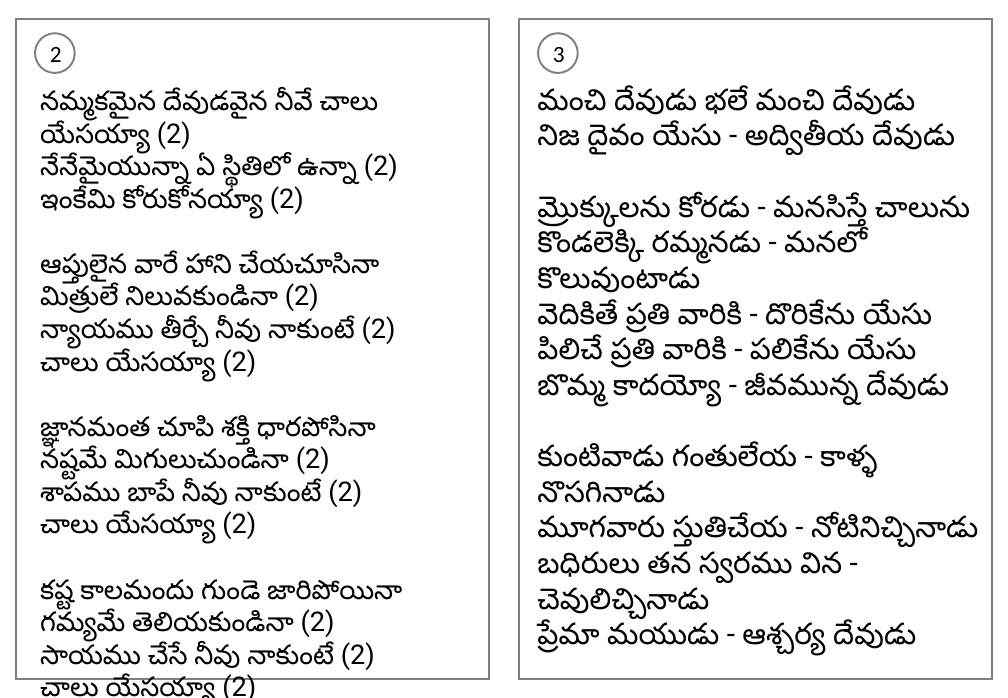
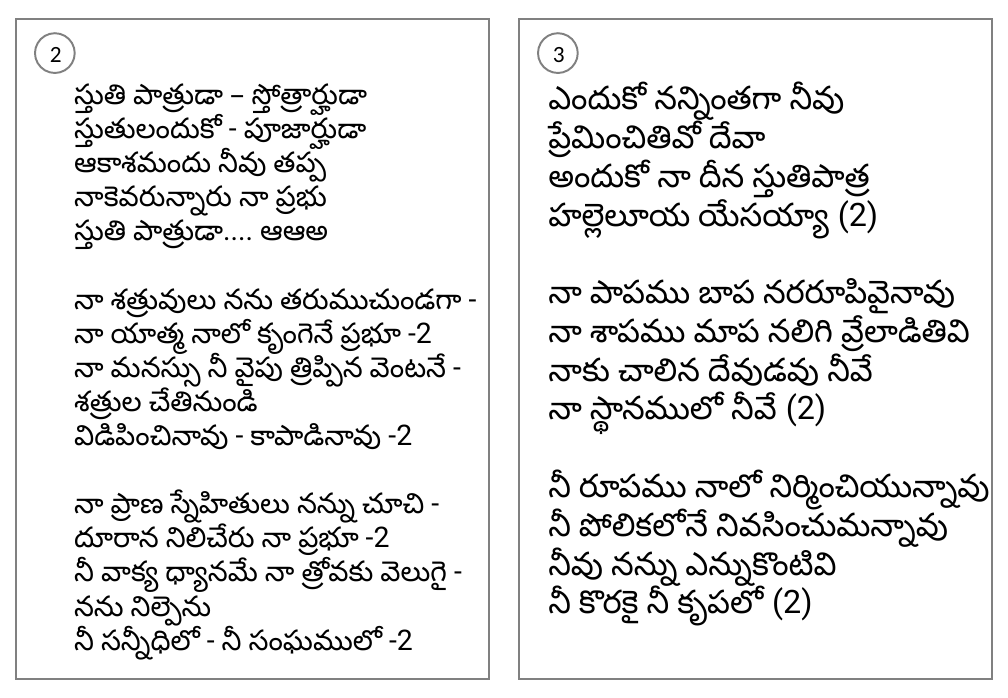
Before and after one commit to venu-webdev/songsDb, a slide deck: slide 2 of songsTemplate.pptx. Drawn at 1008x698 pixels with LibreOffice and Linux fonts; fonts in the diff are those of the drawing. Boxes give left, top, right and bottom in pixels: in the first picture for what was removed or moved away, otherwise in the second. Text is boxed around its words. In the diff, an @@ line names an element or a change of style, - is before the commit and + after.

```diff
--- a/songsTemplate.pptx
+++ b/songsTemplate.pptx
@@ text at (x1=74, y1=83, x2=461, y2=660): text changed; size 21 to 22 pt @@
-నమ్మకమైన దేవుడవైన నీవే చాలు యేసయ్యా (2)
-నేనేమైయున్నా ఏ స్థితిలో ఉన్నా (2)
-ఇంకేమి కోరుకోనయ్యా (2)
-ఆప్తులైన వారే హాని చేయచూసినా
-మిత్రులే నిలువకుండినా (2)
-న్యాయము తీర్చే నీవు నాకుంటే (2)
-చాలు యేసయ్యా (2)
-జ్ఞానమంత చూపి శక్తి ధారపోసినా
-నష్టమే మిగులుచుండినా (2)
-శాపము బాపే నీవు నాకుంటే (2)
-చాలు యేసయ్యా (2)
-కష్ట కాలమందు గుండె జారిపోయినా
-గమ్యమే తెలియకుండినా (2)
-సాయము చేసే నీవు నాకుంటే (2)
-చాలు యేసయ్యా (2)
+స్తుతి పాత్రుడా – స్తోత్రార్హుడా
+స్తుతులందుకో - పూజార్హుడా
+ఆకాశమందు నీవు తప్ప
+నాకెవరున్నారు నా ప్రభు
+స్తుతి పాత్రుడా.... ఆఆఅ
+నా శత్రువులు నను తరుముచుండగా -
+నా యాత్మ నాలో కృంగెనే ప్రభూ -2
+నా మనస్సు నీ వైపు త్రిప్పిన వెంటనే -
+శత్రుల చేతినుండి
+విడిపించినావు - కాపాడినావు -2
+నా ప్రాణ స్నేహితులు నన్ను చూచి -
+దూరాన నిలిచేరు నా ప్రభూ -2
+నీ వాక్య ధ్యానమే నా త్రోవకు వెలుగై -
+నను నిల్పెను
+నీ సన్నీధిలో - నీ సంఘములో -2
@@ text at (x1=548, y1=86, x2=990, y2=626): text changed; size 23 to 25 pt @@
-మంచి దేవుడు భలే మంచి దేవుడు
-నిజ దైవం యేసు - అద్వితీయ దేవుడు
-మ్రొక్కులను కోరడు - మనసిస్తే చాలును
-కొండలెక్కి రమ్మనడు - మనలో కొలువుంటాడు
-వెదికితే ప్రతి వారికి - దొరికేను యేసు
-పిలిచే ప్రతి వారికి - పలికేను యేసు
-బొమ్మ కాదయ్యో - జీవమున్న దేవుడు
-కుంటివాడు గంతులేయ - కాళ్ళ నొసగినాడు
-మూగవారు స్తుతిచేయ - నోటినిచ్చినాడు
-బధిరులు తన స్వరము విన - చెవులిచ్చినాడు
-ప్రేమా మయుడు - ఆశ్చర్య దేవుడు
+ఎందుకో నన్నింతగా నీవు
+ప్రేమించితివో దేవా
+అందుకో నా దీన స్తుతిపాత్ర
+హల్లెలూయ యేసయ్యా (2)
+నా పాపము బాప నరరూపివైనావు
+నా శాపము మాప నలిగి వ్రేలాడితివి
+నాకు చాలిన దేవుడవు నీవే
+నా స్థానములో నీవే (2)
+నీ రూపము నాలో నిర్మించియున్నావు
+నీ పోలికలోనే నివసించుమన్నావు
+నీవు నన్ను ఎన్నుకొంటివి
+నీ కొరకై నీ కృపలో (2)
```
Also in this commit, not shown: 1 other slide changed, 5 other files.
